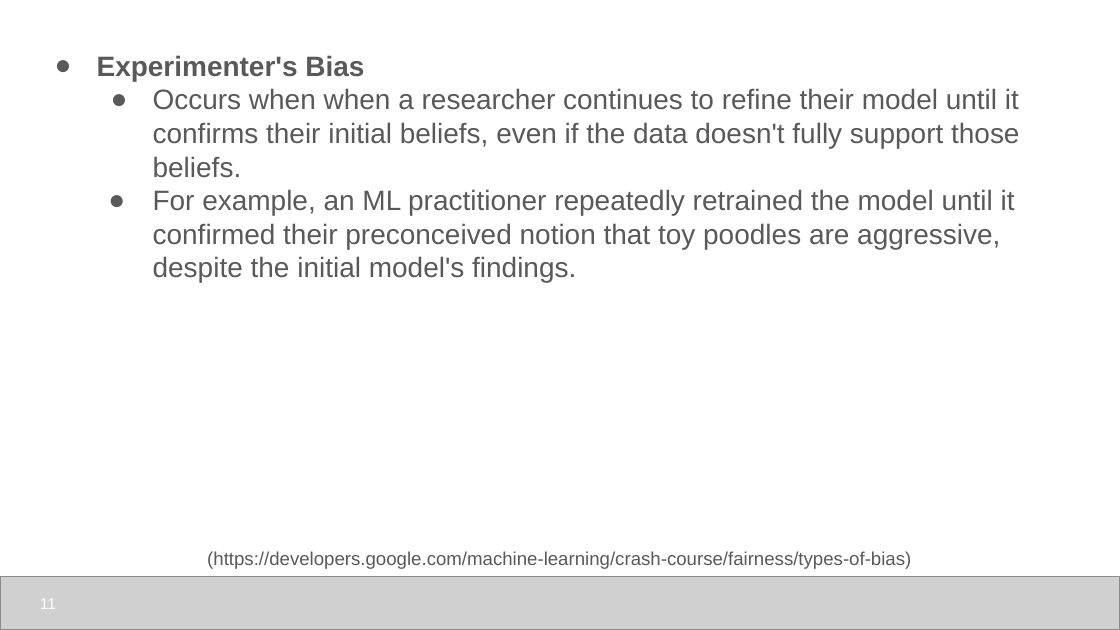
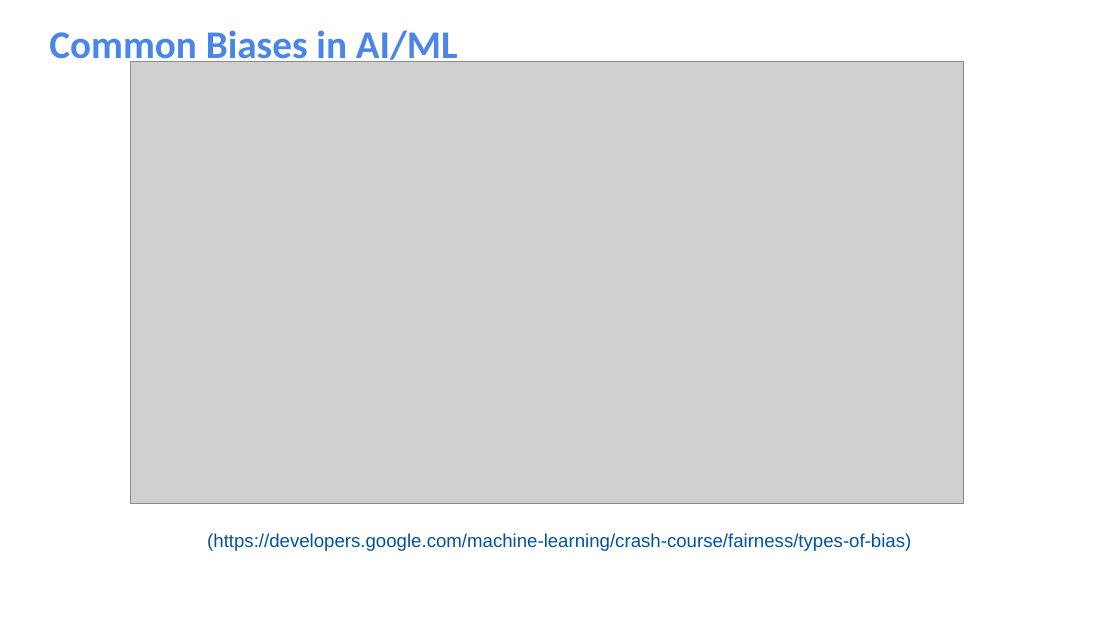
Before and after one commit to udel-cbcb/NIGMS-Sandbox-UD, a slide deck: slide 5 of Submodule_2/Lectures/Submodule_2_Lecture_4_Responsible_AL_ML.pptx (slide 11 before the commit). Drawn at 1120x630 pixels with LibreOffice and Linux fonts; fonts in the diff are those of the drawing; grey boxes stand for pictures; background and template pictures are left out. Boxes give left, top, right and bottom in pixels: in the first picture for what was removed or moved away, otherwise in the second. Text is boxed around its words. In the diff, an @@ line names an element or a change of style, - is before the commit and + after.

```diff
--- a/Submodule_2/Lectures/Submodule_2_Lecture_4_Responsible_AL_ML.pptx
+++ b/Submodule_2/Lectures/Submodule_2_Lecture_4_Responsible_AL_ML.pptx
@@ title added at (x1=49, y1=30, x2=458, y2=68), 25.2 pt, text #4A86E8, bold @@
+Common Biases in AI/ML
@@ text removed at (x1=97, y1=55, x2=1019, y2=283) @@
-● Experimenter's Bias
-● Occurs when when a researcher continues to refine their model until it confirms their initial beliefs, even if the data doesn't fully support those beliefs.
-● For example, an ML practitioner repeatedly retrained the model until it confirmed their preconceived notion that toy poodles are aggressive, despite the initial model's findings.
@@ picture added at (x1=131, y1=62, x2=963, y2=504) @@
@@ text "(https://developers.google.com/machine-learning/crash-course ..." moved from (x1=207, y1=551, x2=911, y2=569) to (x1=207, y1=533, x2=911, y2=551) @@
@@ text "(https://developers.google.com/machine-learning/crash-course ..." at (x1=207, y1=533, x2=911, y2=551): text colour #595959 to #00539F @@
@@ picture removed at (x1=0, y1=577, x2=1120, y2=629) @@
@@ page number removed at (x1=40, y1=599, x2=56, y2=609) @@
-11
```
Also in this commit, not shown: 2 other slides changed, 7 slides added, 49 slides removed, 3 other files.
